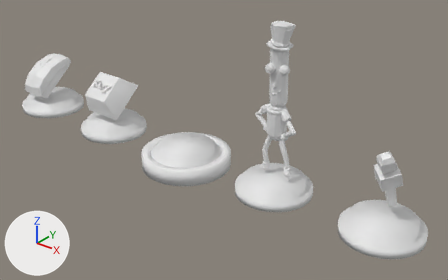
One commit to the Blender file src/webgl/button/buttons.blend: the scene before it, then after it.
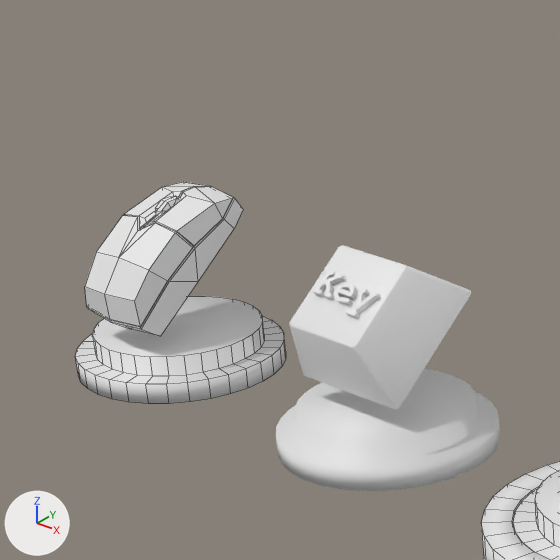
There are two pictures of each version: one whole from a 50 mm lens placed at (10.63, -11.57, 8.15), pointed at (1.21, 0.19, 0.85), one close up on the part from 0% to 37% of the width and 0% to 59% of the height. Lighting does not change. The marker at lower left points along +X, +Y and +Z. The close-ups show mesh edges as thin lines.

Before the edit, the objects in view are built like this:
```python
me_mouse = bpy.data.meshes.new('mouse')
me_mouse.from_pydata(...)  # 240 vertices, 212 faces; spans x -1.0..1.0, y -1.0..1.0, z 0.0..1.74
me_mouse.materials.append(mat_computermouse_basecolor_png)  # its picture is missing
me_socleinside = bpy.data.meshes.new('socleinside')
me_socleinside.from_pydata(...)  # 128 vertices, 98 faces; spans x -1.0..1.0, y -1.0..1.0, z 0.0..0.4
me_socleoutside = bpy.data.meshes.new('socleoutside')
me_socleoutside.from_pydata(...)  # 128 vertices, 128 faces; spans x -1.26..1.26, y -1.26..1.26, z -0.21..0.21
ob_mouse = bpy.data.objects.new('mouse', me_mouse)
ob_mouse.location = (-6.0, 0.0, 0.0)
ob_socleinside = bpy.data.objects.new('socleinside', me_socleinside)
ob_socleinside.location = (0.0, 0.0, 0.0)
ob_socleoutside = bpy.data.objects.new('socleoutside', me_socleoutside)
ob_socleoutside.location = (0.0, 0.0, 0.0)
# also in view: 'keyboard' at (-3.0, 0.0, 0.9)
```
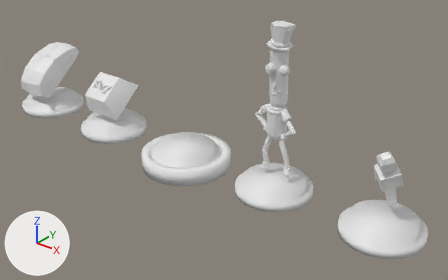
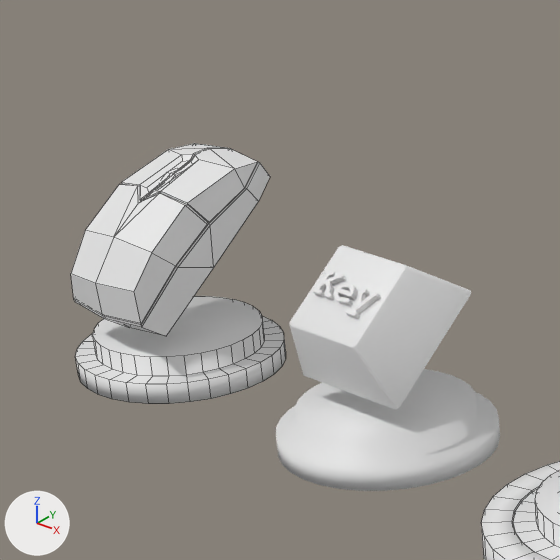
What differs and where, as boxes [x1, y1, x2, y2] in the close-ups (560 x 560 px; the box of a moved part takes in the faces that stretch with it):
'mouse', reshaped (17% taller): before [76, 182, 286, 404]; after [71, 143, 286, 404]
part 1 of me_mouse, moved or reshaped: before [155, 196, 179, 216]; after [162, 169, 180, 182]
part 2 of me_mouse, moved or reshaped: before [85, 182, 243, 336]; after [71, 143, 270, 336]

Patch to the scene script:
```diff
--- a/src/webgl/button/buttons.blend.py
+++ b/src/webgl/button/buttons.blend.py
@@ me_mouse @@
 me_mouse.from_pydata(...)  # 240 vertices, 212 faces; spans x -1.0..1.0, y -1.0..1.0, z 0.0..1.74
 # used by ob_mouse; location = (-6.0, 0.0, 0.0)
+# me_mouse part 1: the loose piece of 17 vertices spanning x -0.02..0.09, y -0.12..0.19, z 1.53..1.7 is scaled about its middle by 1.26, then moved by (0.0, 0.12, 0.23)
+# me_mouse part 2: the loose piece of 95 vertices spanning x -0.44..0.51, y -0.8..0.65, z 0.54..1.74 is scaled about its middle by 1.26, then moved by (0.0, 0.11, 0.18)
 me_mouse.materials.append(mat_computermouse_basecolor_png)
```
